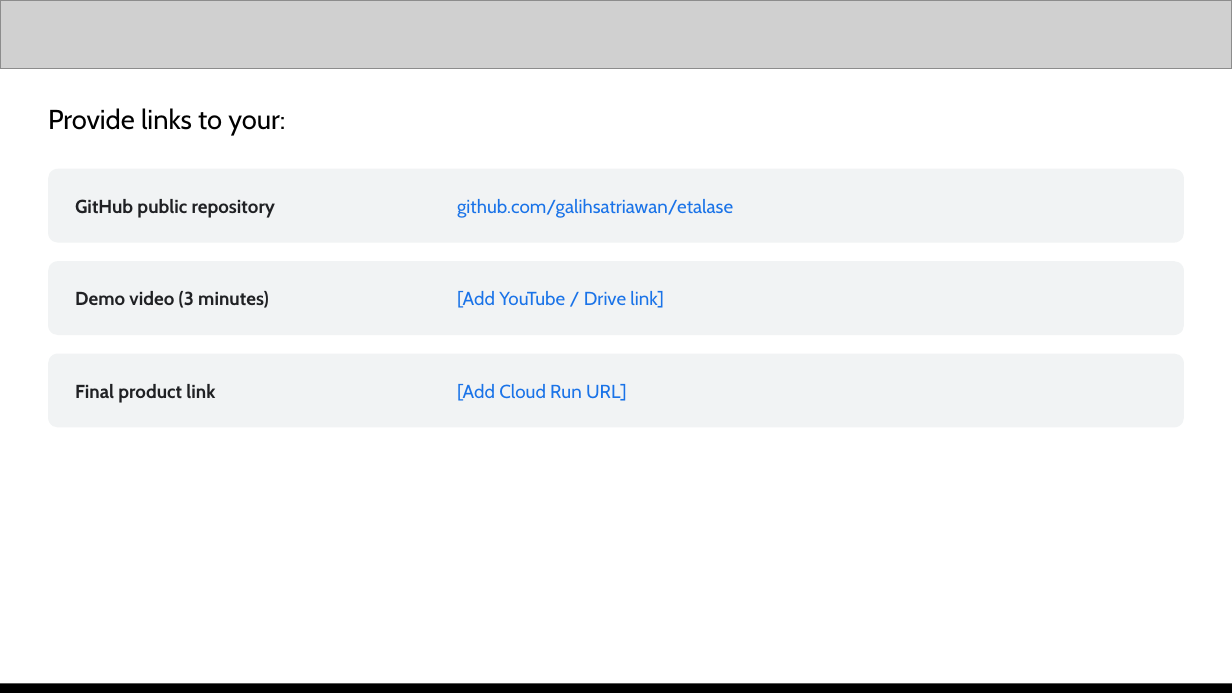
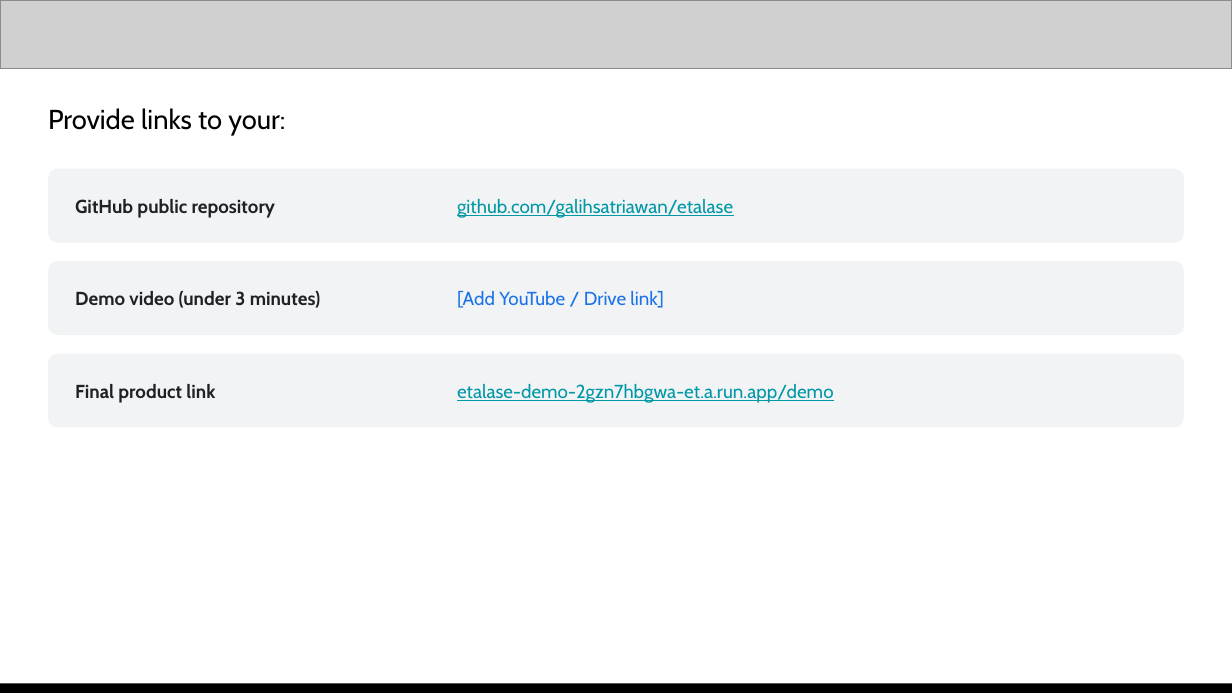
Before and after one commit to galihsatriawan/etalase, a slide deck: slide 13 of submission/Etalase_AI_Builder_Cup_Submission.pptx. Drawn at 1232x693 pixels with LibreOffice and Linux fonts; fonts in the diff are those of the drawing; grey boxes stand for pictures. Boxes give left, top, right and bottom in pixels: in the first picture for what was removed or moved away, otherwise in the second. Text is boxed around its words. In the diff, an @@ line names an element or a change of style, - is before the commit and + after.

```diff
--- a/submission/Etalase_AI_Builder_Cup_Submission.pptx
+++ b/submission/Etalase_AI_Builder_Cup_Submission.pptx
@@ text "github.com/galihsatriawan/etalase" at (457,199,733,218): text colour #1A73E8 to #0097A7, underline on @@
@@ text at (75,291,321,308): text changed @@
-Demo video (3 minutes)
+Demo video (under 3 minutes)
@@ text at (457,384,834,403): text changed; text colour #1A73E8 to #0097A7 @@
-[Add Cloud Run URL]
+etalase-demo-2gzn7hbgwa-et.a.run.app/demo
```
Also in this commit, not shown: 3 other files.
